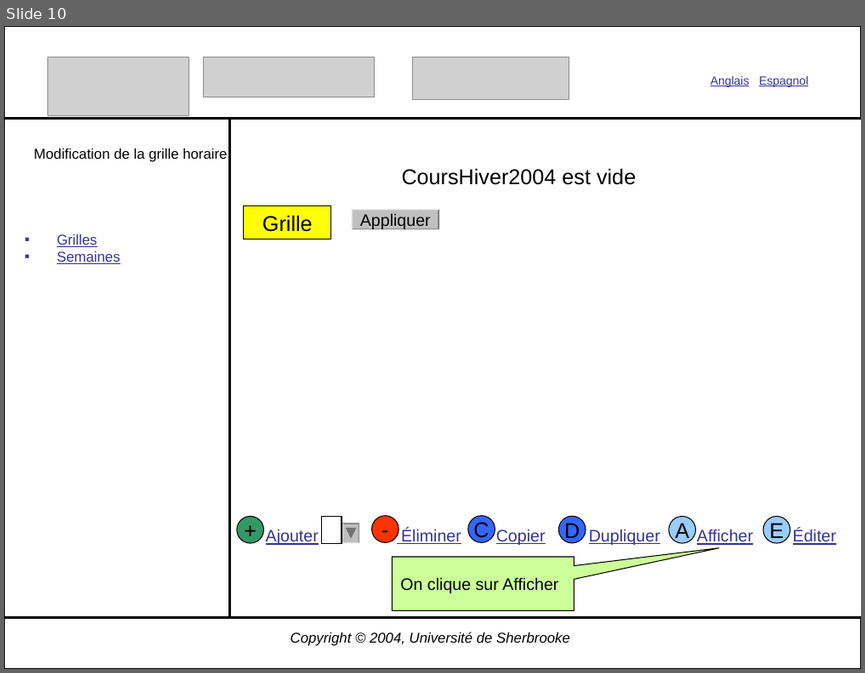
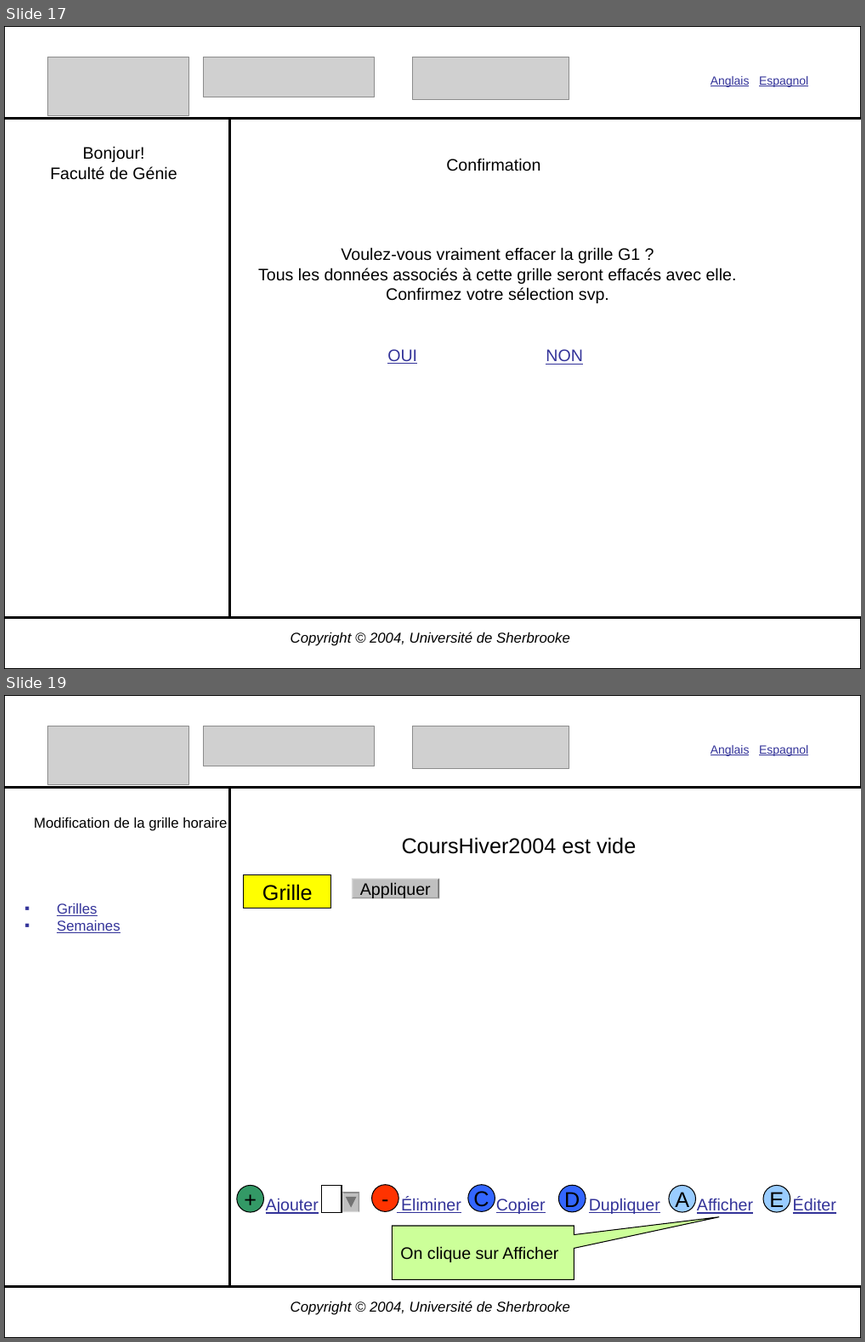
Before and after one commit to gonr1001/diamant, a slide deck: Diamant2.0/Conception/CreationGrille--2.ppt. Shown one above the other, each under a label of ours: slide 10 before the commit, slides 17 and 19 after it; the slides between them are not shown. The pictures are 865x673 and 865x1342 pixels, drawn with LibreOffice and Linux fonts; fonts in the diff are those of the drawing; grey boxes stand for pictures. Boxes give left, top, right and bottom in pixels: in the first picture for what was removed or moved away, otherwise in the second. Text is boxed around its words. In the diff, an @@ line names an element or a change of style, - is before the commit and + after.

```diff
--- a/Diamant2.0/Conception/CreationGrille--2.ppt
+++ b/Diamant2.0/Conception/CreationGrille--2.ppt
@@ slide 17 added at box(4, 26, 861, 669), background #FFFFFF @@
@@ rectangle added at box(4, 26, 861, 118), outline #000000 2.01 pt @@
@@ picture added at box(47, 57, 189, 116) @@
@@ picture added at box(203, 57, 374, 97) @@
@@ picture added at box(412, 57, 568, 99) @@
@@ text added at box(710, 76, 808, 87), 10 pt, text #333399, underline @@
+Anglais Espagnol
@@ rectangle added at box(4, 118, 230, 618), outline #000000 2.01 pt @@
@@ text added at box(50, 146, 177, 180), 14 pt, text #000000 @@
+Bonjour!
+Faculté de Génie
@@ text added at box(446, 158, 540, 171), 14 pt, text #000000 @@
+Confirmation
@@ text added at box(258, 247, 737, 303), 14 pt, text #000000 @@
+Voulez-vous vraiment effacer la grille G1 ?
+Tous les données associés à cette grille seront effacés avec elle.
+Confirmez votre sélection svp.
@@ text added at box(387, 349, 417, 363), 14 pt, text #333399, underline @@
+OUI
@@ text added at box(545, 349, 583, 364), 14 pt, text #333399, underline @@
+NON
@@ rectangle added at box(4, 618, 861, 669), outline #000000 2.01 pt @@
@@ text added at box(290, 631, 570, 646), 12 pt, text #000000, italic @@
+Copyright © 2004, Université de Sherbrooke
@@ what was slide 10 is now slide 19 @@
```
Also in this commit, not shown: 3 slides changed, 8 other slides added.
